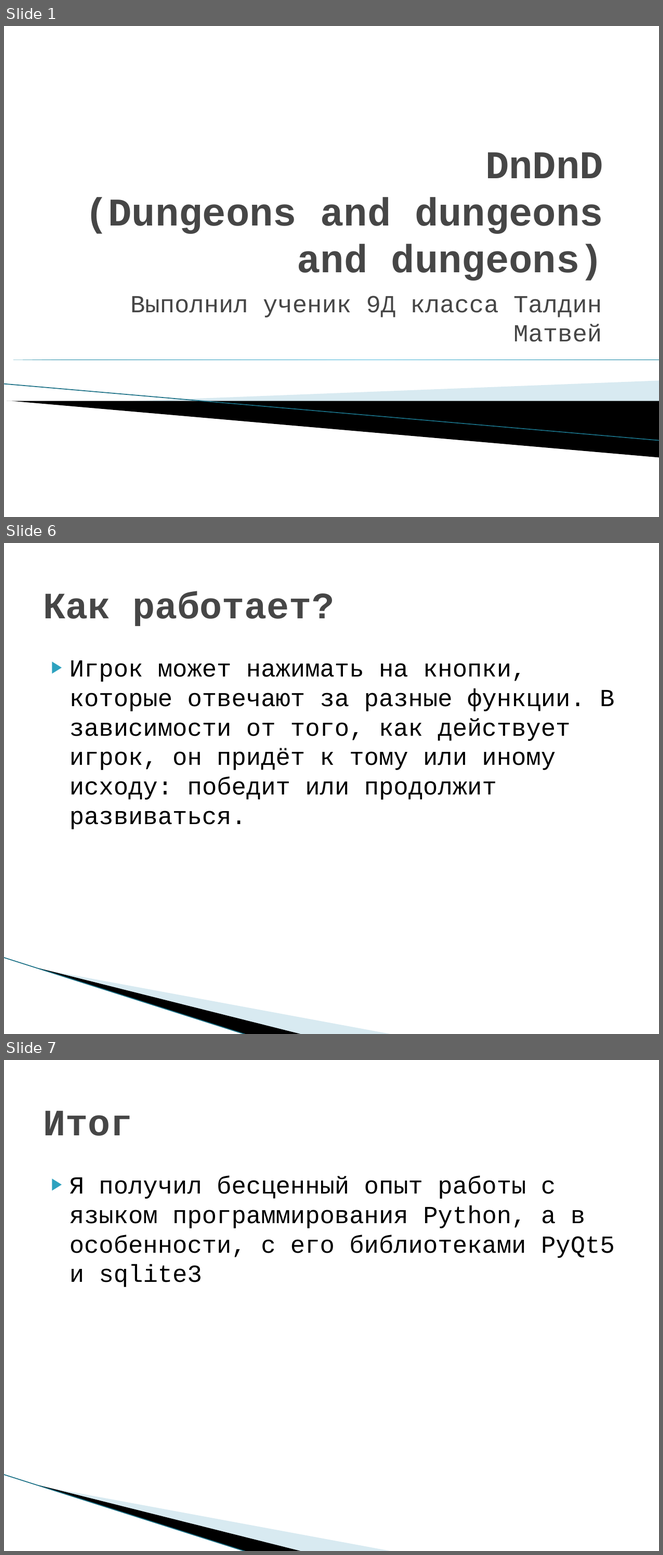
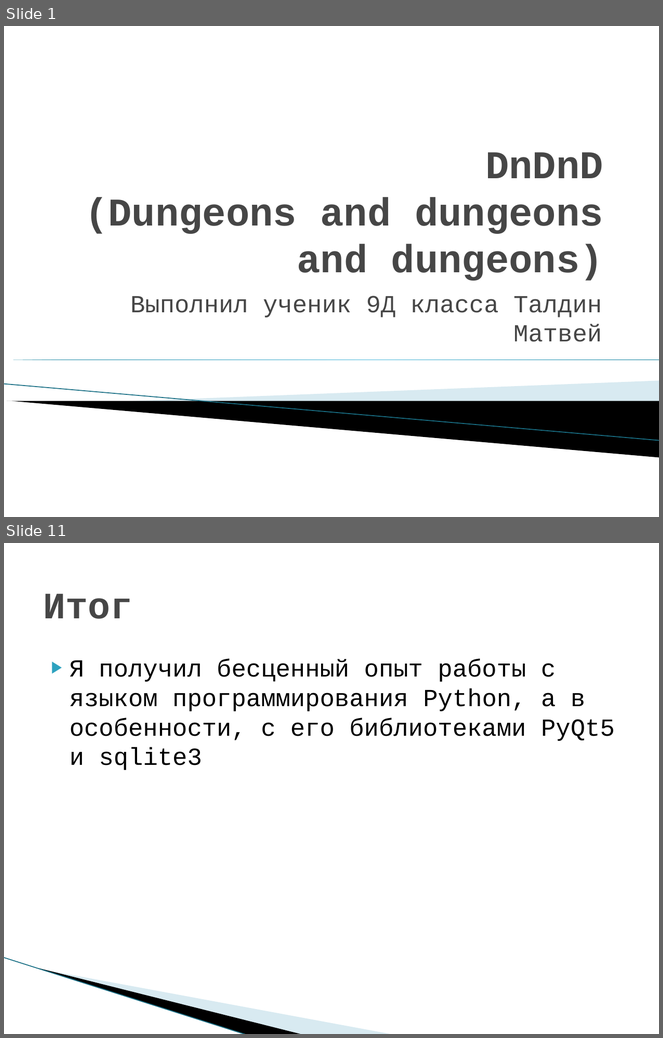
Before and after one commit to DebiKk-tech/DnDnD, a slide deck: Documents/presentation.pptx. Shown one above the other, each under a label of ours: slides 1, 6 and 7 before the commit, slides 1 and 11 after it; the slides between them are not shown. The pictures are 663x1555 and 663x1038 pixels, drawn with LibreOffice and Linux fonts; fonts in the diff are those of the drawing; background and template pictures are left out. Boxes give left, top, right and bottom in pixels: in the first picture for what was removed or moved away, otherwise in the second. Text is boxed around its words. In the diff, an @@ line names an element or a change of style, - is before the commit and + after.

```diff
--- a/Documents/presentation.pptx
+++ b/Documents/presentation.pptx
@@ slide 6 removed at (4, 543, 659, 1034), background #FFFFFF; not listed: 3 template elements that a slide beside it also shows @@
@@ title removed at (43, 592, 335, 626) @@
-Как работает?
@@ text removed at (70, 661, 614, 830) @@
-▶ Игрок может нажимать на кнопки, которые отвечают за разные функции. В зависимости от того, как действует игрок, он придёт к тому или иному исходу: победит или продолжит развиваться.
@@ what was slide 7 is now slide 11 @@
```
Also in this commit, not shown: 3 slides changed, 6 slides added, 1 other slide removed.
